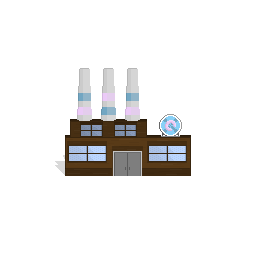
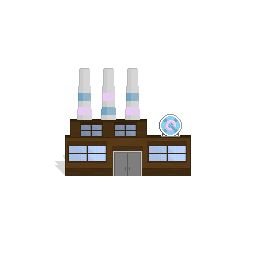
Comparing the layer stacks of the two 256px x 256px images. Changes:
added layer "Effects copy" above "Effects" over [left=79, top=120, right=138, bottom=121]
hid "Effects" over [left=79, top=120, right=138, bottom=121]
